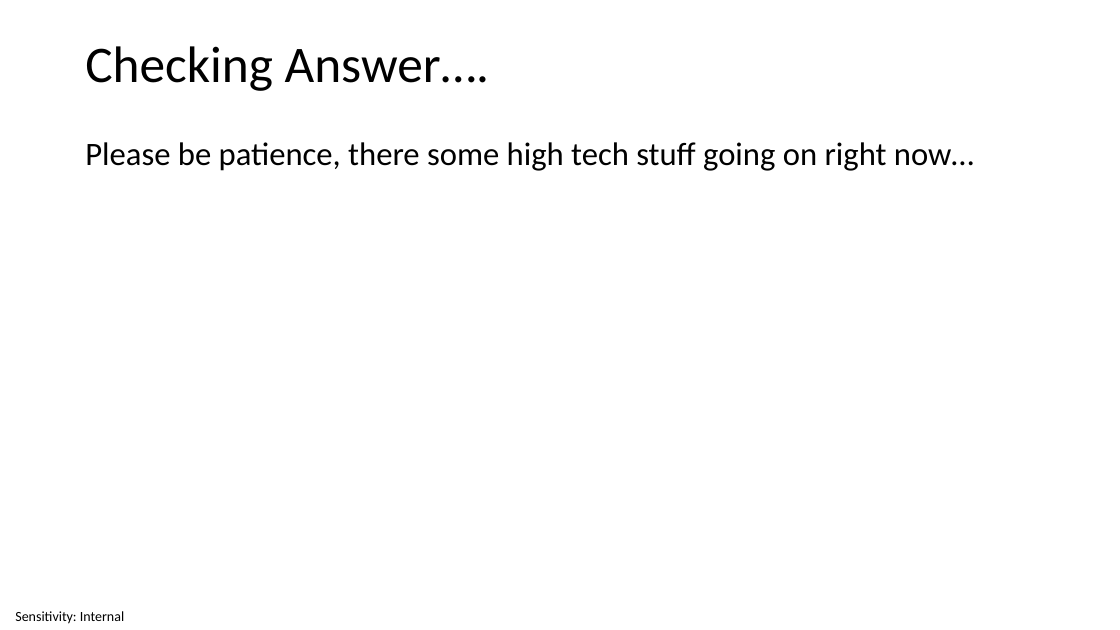
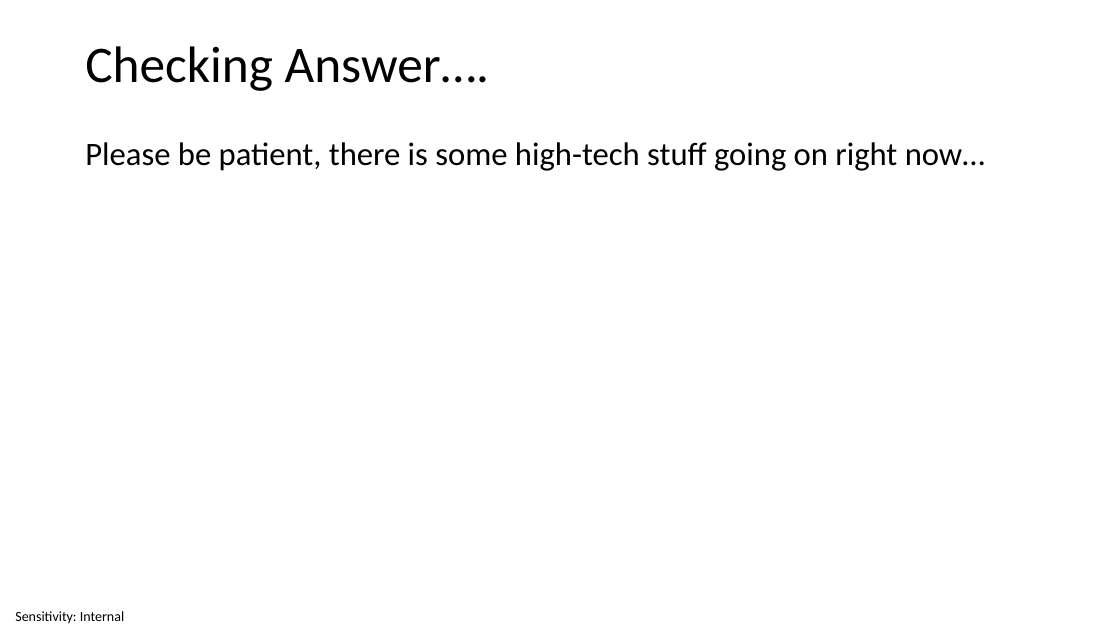
Before and after one commit to invariantum/operational_research, a slide deck: slide 34 of content/Lectures/Semester 1/Week 08 - Networks - Shortest Paths and MST/5 Source Files/Week 8 - Networks - Shortest Paths and MST.pptx. Drawn at 1120x630 pixels with LibreOffice and Linux fonts; fonts in the diff are those of the drawing. Boxes give left, top, right and bottom in pixels: in the first picture for what was removed or moved away, otherwise in the second. Text is boxed around its words. In the diff, an @@ line names an element or a change of style, - is before the commit and + after.

```diff
--- a/content/Lectures/Semester 1/Week 08 - Networks - Shortest Paths and MST/5 Source Files/Week 8 - Networks - Shortest Paths and MST.pptx
+++ b/content/Lectures/Semester 1/Week 08 - Networks - Shortest Paths and MST/5 Source Files/Week 8 - Networks - Shortest Paths and MST.pptx
@@ text at [85, 142, 985, 171]: text changed @@
-Please be patience, there some high tech stuff going on right now…
+Please be patient, there is some high-tech stuff going on right now…
```
Also in this commit, not shown: 23 other slides changed, 9 other files.
